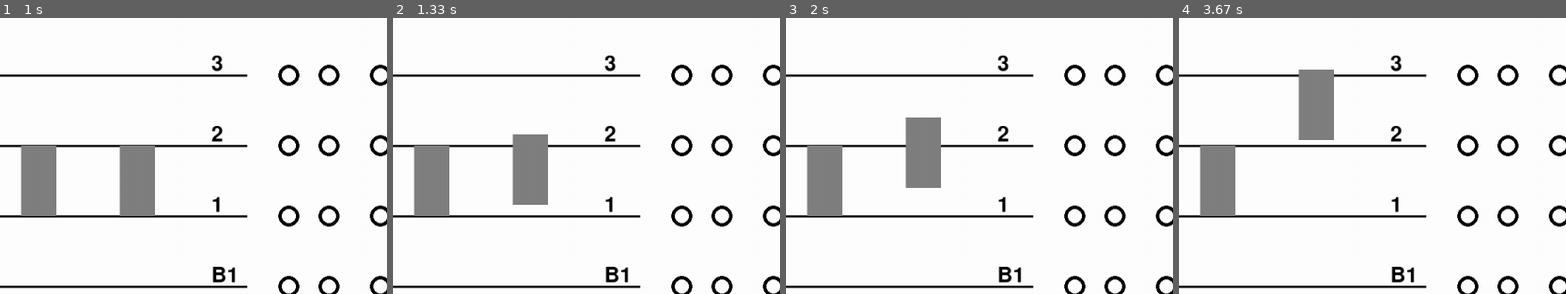
Above: before the commit, frames 1-4 (left to right).
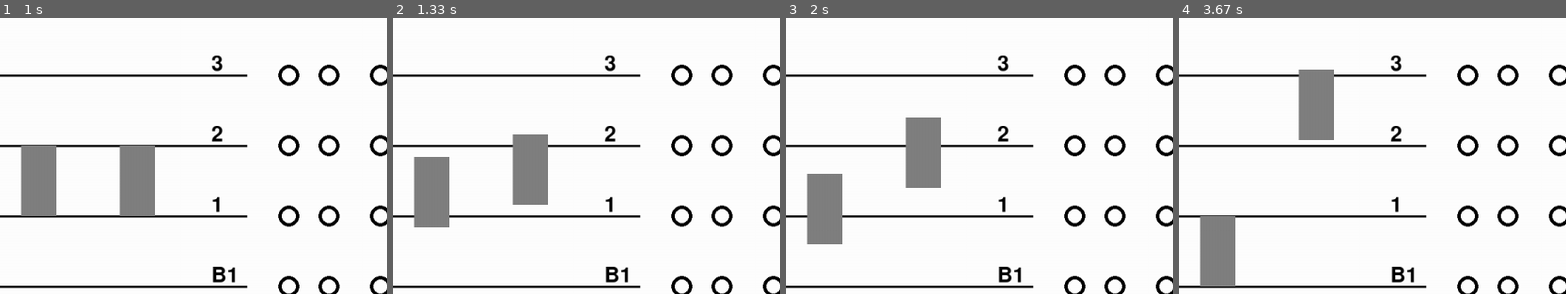
Above: after the commit, the same moments.

Repository: wonjaegang/FBD2020
Game: pygame game, started from PC/allocation algorithms/odd_even_algorithm.py
Same seed, same stepped clock (60 frames per second), same inputs: the game is played once before the commit and once after it.
Inputs:
- Up to frame 1 (1 s): no input
- Up to frame 2 (1.33 s): no input
- Up to frame 3 (2 s): no input
- Up to frame 4 (3.67 s): no input
The pictures show only the part of the screen within x 0-50%, y 27-77%; the shares and areas given below are measured in that part.

Frame 1 is identical in both runs. In frame 2, 0.7% of the frame differs, in the area x 5-15%, y 46-76%; in frame 3, 1.8%; in frame 4, 4.6%, in the area x 5-15%, y 46-98%.

Commit message:
add lc in odd_even

Diff:
--- a/PC/allocation algorithms/odd_even_algorithm.py
+++ b/PC/allocation algorithms/odd_even_algorithm.py
@@ -198,13 +198,19 @@
         for floor in range(Building.whole_floor):
             if lc[id_num][floor]:
                 landing_calls[id_num].append([floor, "lc"])
-    e1_destination_call=[e1.destination_floor, e1.destination[1]]
-    e2_destination_call=[e2.destination_floor, e2.destination[1]]
+    e1_destination_call=e1.destination
+    e2_destination_call=e2.destination
     for i in range (len(car_calls)):
         if car_calls[i][0] == 2 or car_calls[i][0] == 4:
             e1_destination_call = car_calls[i]
         if car_calls[i][0] == 3 or car_calls[i][0] == 5:
             e2_destination_call = car_calls[i]
+
+    for i in range (len(landing_calls)):
+        if landing_calls[0][i] == 2 or landing_calls[0][i] == 4:
+            e1_destination_call = landing_calls[0]
+        if landing_calls[1][i] == 3 or landing_calls[1][i] == 5:
+            e2_destination_call = landing_calls[1]
 
     # [[elevator1 destination floor, elevator1 call type], [elevator2 destination floor, elevator2 call type]]
     # call type : "lc" : landing call, "cc0" : car call - down, "cc1" : car call - up, "uncalled" : command without call
